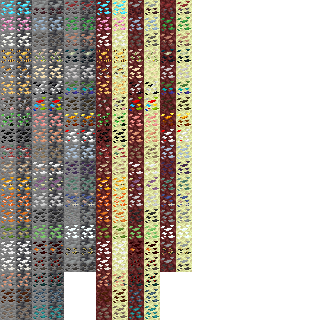
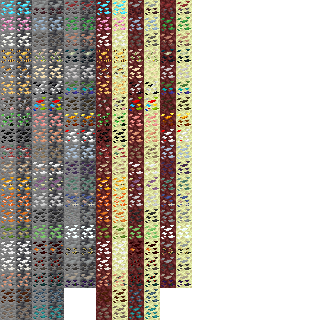
Comparing the layer stacks of the two 320 x 320 images. Changes:
painted on "Pasted Layer #1" over left=64, top=272, right=192, bottom=288
